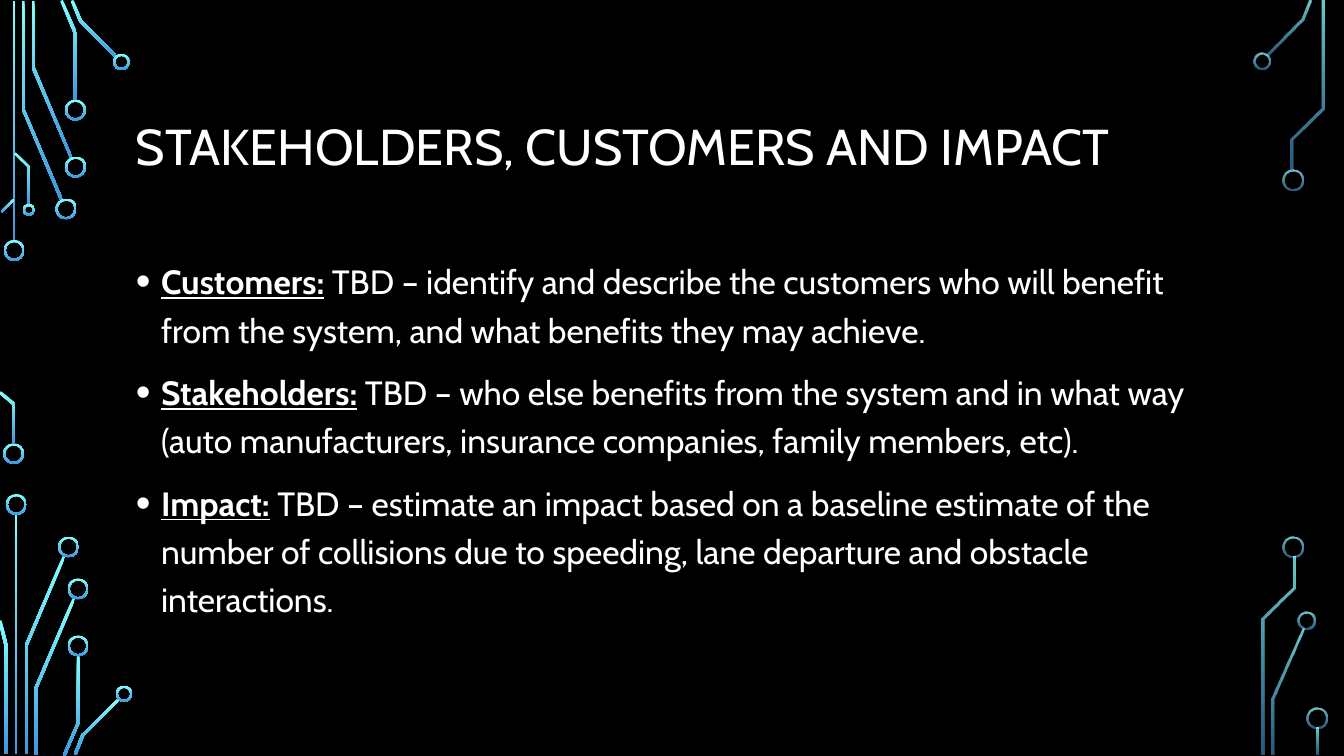
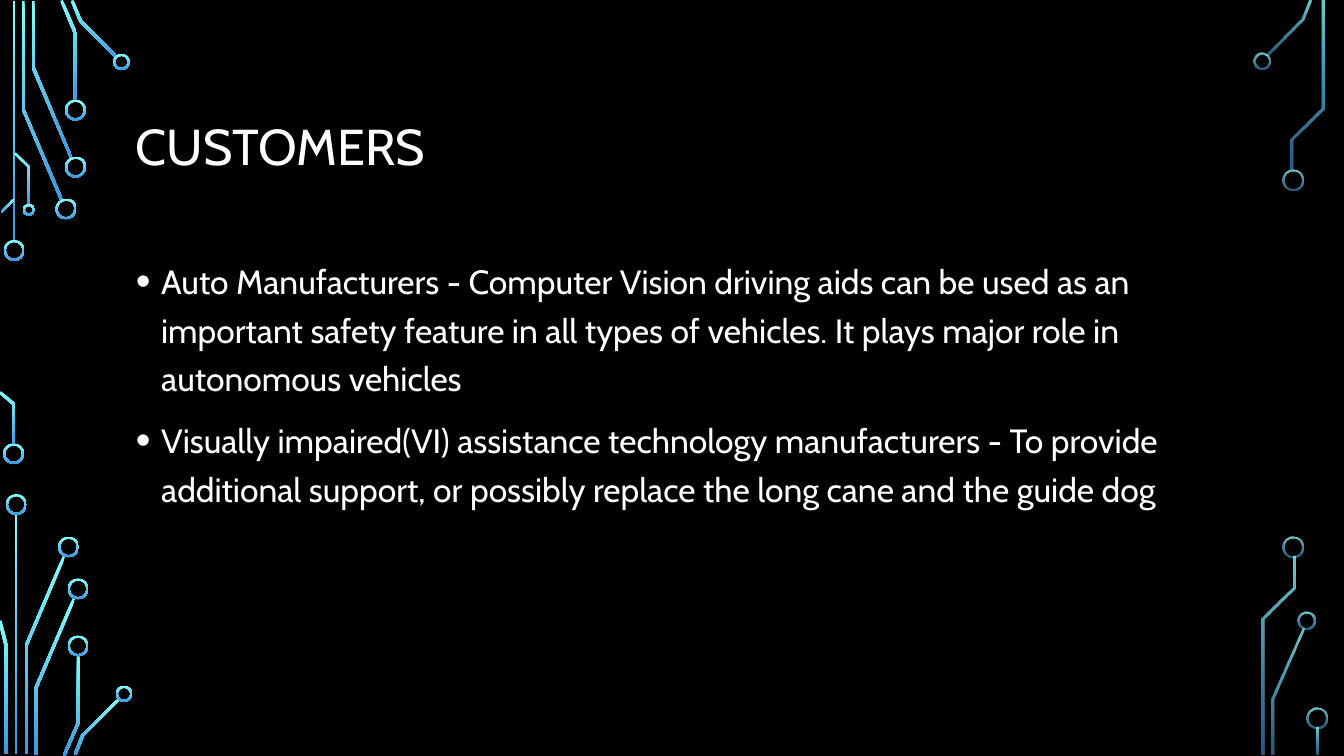
Before and after one commit to Scarabyte/SSW690-Project, a slide deck: slide 9 of docs/Presentations/Computer Vision Driving Aids Project Overview.pptx. Drawn at 1344x756 pixels with LibreOffice and Linux fonts; fonts in the diff are those of the drawing; background and template pictures are left out. Boxes give left, top, right and bottom in pixels: in the first picture for what was removed or moved away, otherwise in the second. Text is boxed around its words. In the diff, an @@ line names an element or a change of style, - is before the commit and + after.

Commit message:
Add files via upload
Added customers, stakeholders and impact

```diff
--- a/docs/Presentations/Computer Vision Driving Aids Project Overview.pptx
+++ b/docs/Presentations/Computer Vision Driving Aids Project Overview.pptx
@@ title at [136,129,425,166]: text changed @@
-STAKEHOLDERS, CUSTOMERS AND IMPACT
+CUSTOMERS
@@ text at [161,268,1158,510]: text changed @@
-• Customers: TBD – identify and describe the customers who will benefit from the system, and what benefits they may achieve.
-• Stakeholders: TBD – who else benefits from the system and in what way (auto manufacturers, insurance companies, family members, etc).
-• Impact: TBD – estimate an impact based on a baseline estimate of the number of collisions due to speeding, lane departure and obstacle interactions.
+• Auto Manufacturers - Computer Vision driving aids can be used as an important safety feature in all types of vehicles. It plays major role in autonomous vehicles
+• Visually impaired(VI) assistance technology manufacturers - To provide additional support, or possibly replace the long cane and the guide dog
```
Also in this commit, not shown: 2 slides added.
